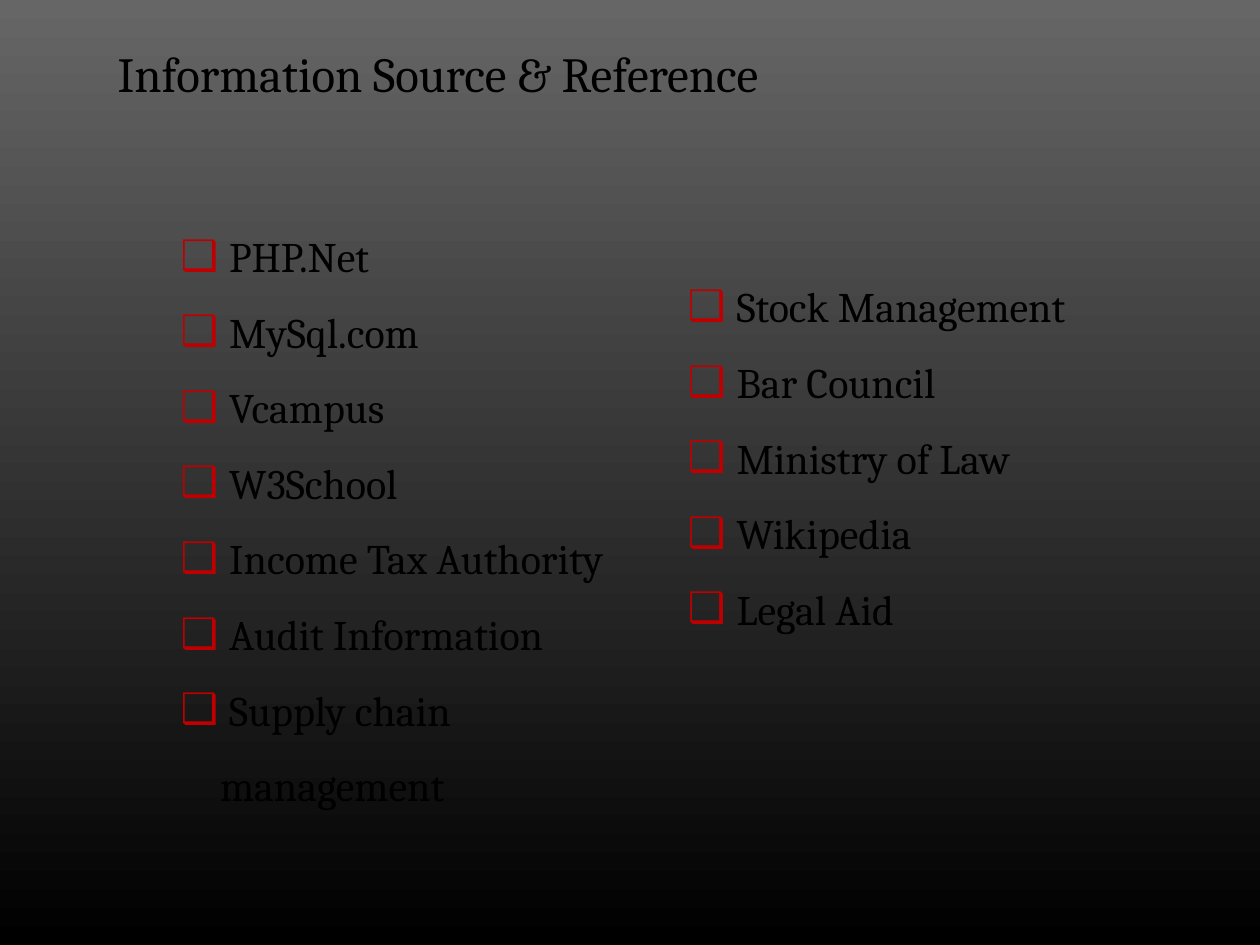
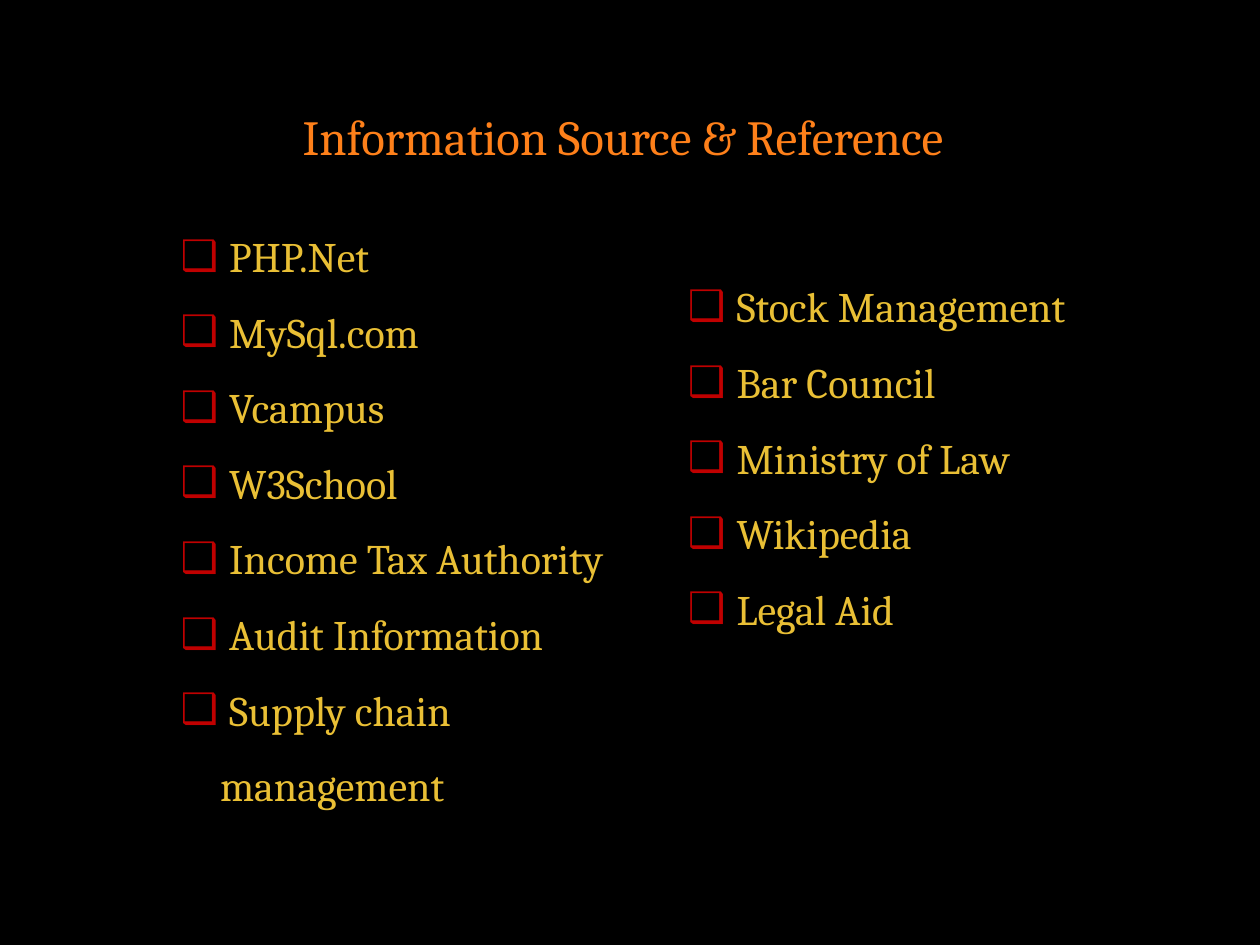
Before and after one commit to RafiaBonna/core_php, a slide deck: slide 15 of project_proposal/rafiabonna.pptx. Drawn at 1260x945 pixels with LibreOffice and Linux fonts; fonts in the diff are those of the drawing; background and template pictures are left out. Boxes give left, top, right and bottom in pixels: in the first picture for what was removed or moved away, otherwise in the second. Text is boxed around its words. In the diff, an @@ line names an element or a change of style, - is before the commit and + after.

```diff
--- a/project_proposal/rafiabonna.pptx
+++ b/project_proposal/rafiabonna.pptx
@@ background picture (left out) to #000000 @@
@@ text "Information Source & Reference": place and size @@
-text "Information Source & Reference" at [118,57,759,93]
+text "Information Source & Reference" at [303,120,944,156]
@@ text "Information Source & Reference" at [303,120,944,156]: text colour #000000 to #FE801A @@
@@ text "PHP.Net" at [220,244,603,811]: text colour #000000 to #E9BF35 @@
@@ text "Stock Management" at [737,293,1065,635]: text colour #000000 to #E9BF35 @@
```
Also in this commit, not shown: 15 other slides changed, 2 slides added, 2 slides removed, 6 other files.
